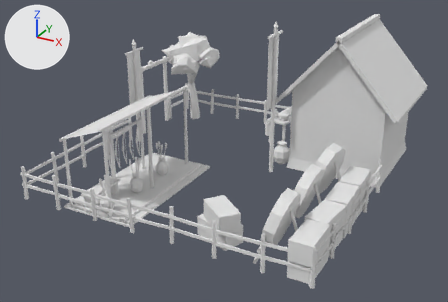
The glTF model SourceArt/Buildings/SM_Bld_Range.gltf as it was, and as the next commit left it.
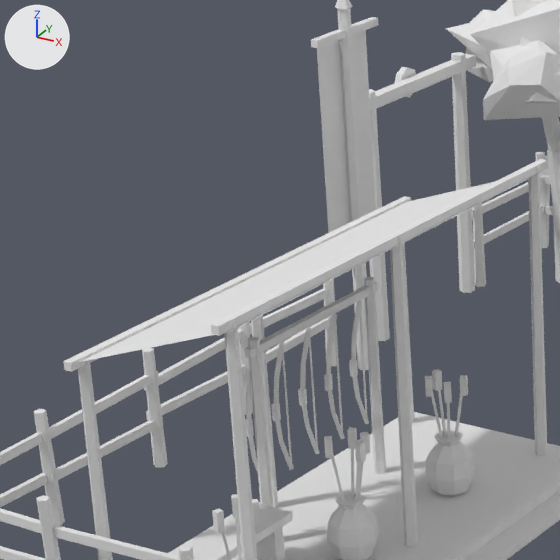
Old and new are each drawn whole from a camera (50 mm lens) standing at (7.28, -13.71, 7.42) and looking at (0.0, -0.46, 0.8) and again close up on the part from 9% to 43% of the width and 14% to 64% of the height. The lights are fixed; the arrows at upper left show +X, +Y and +Z. The last two pictures show the newer version. Vertices at exactly the same position are counted once.

Names of what the first close-up shows: 'SM_Bld_Range'.
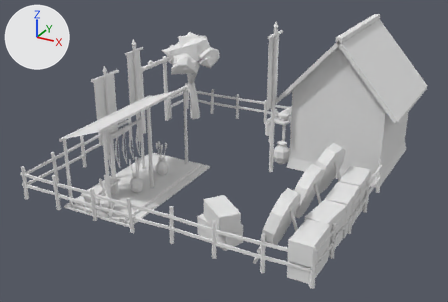
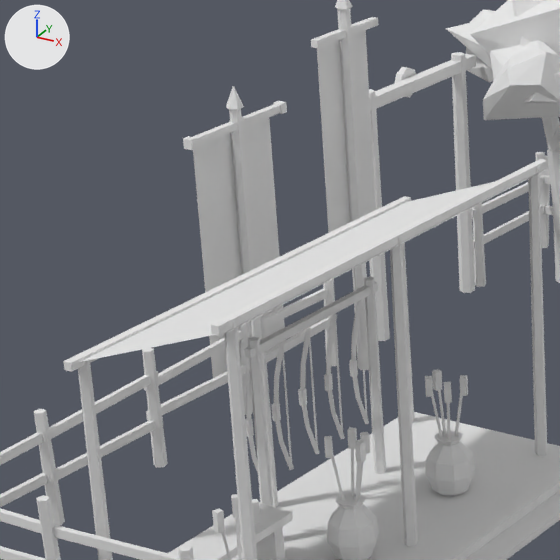
The change, as a list of edits to the scene's bpy script:
```text
Add mat_bld_levelflag:
    mat_bld_levelflag = bpy.data.materials.new('Bld_LevelFlag')
    # nodes: BsdfPrincipled, Math, Mix, OutputMaterial, VertexColor
    # colours: white #e7e7e7, mixed with the vertex colours
Change me_sm_bld_range:
    used by ob_sm_bld_range; location = (0.0, 0.0, 0.0)
    verts and faces of me_sm_bld_range; kept vertices keep their numbers, new ones are numbered from 2224
    remove me_sm_bld_range.from_pydata(...)  # 2224 vertices, 3408 faces; spans x -4.37..4.17, y -3.96..4.17, z -0.05..4.14
    add me_sm_bld_range.from_pydata(...)  # 2276 vertices, 3486 faces; spans x -4.37..4.17, y -3.96..4.17, z -0.05..4.14
    me_sm_bld_range part 1: a new loose piece, a 6-sided cut cone along z (radius 0.055 at the low end, 0.045 at the high end) spanning x -3.988..-3.892, y -0.395..-0.285, z -0.04..2.4, in mat_bld_beam
    me_sm_bld_range part 2: a new loose piece, a box spanning x -3.97..-3.91, y -0.87..0.19, z 2.23..2.29, in mat_bld_beam
    me_sm_bld_range part 3: a new loose piece, a 6-sided cone pointing to +z spanning x -4.0..-3.88, y -0.41..-0.27, z 2.4..2.56, in mat_bld_bronze
    me_sm_bld_range part 4: a new loose piece, a box spanning x -3.98..-3.9, y 0.17..0.23, z 2.22..2.3, in mat_bld_bronze
    me_sm_bld_range part 5: a new loose piece, a box spanning x -3.98..-3.9, y -0.91..-0.85, z 2.22..2.3, in mat_bld_bronze
    me_sm_bld_range part 6
    add verts[2224] = (-3.99, -0.8, 0.3)
    add verts[2225] = (-3.99, 0.12, 0.3)
    add verts[2226] = (-3.99, 0.12, 2.22)
    add verts[2227] = (-3.99, -0.8, 2.22)
    add faces += [(2225, 2227, 2226), (2224, 2227, 2225)]  # mat_bld_levelflag
    add me_sm_bld_range.materials.append(mat_bld_levelflag)
```

Pixel boxes [x1, y1, x2, y2] of what changed, in the close-ups (560 x 560 px):
part 1 of me_sm_bld_range, added: after [229, 108, 254, 338]
part 2 of me_sm_bld_range, added: after [193, 104, 281, 146]
part 3 of me_sm_bld_range, added: after [226, 86, 244, 109]
part 4 of me_sm_bld_range, added: after [273, 101, 287, 114]
part 5 of me_sm_bld_range, added: after [183, 136, 197, 150]
part 6 of me_sm_bld_range, added: after [193, 118, 285, 378]
